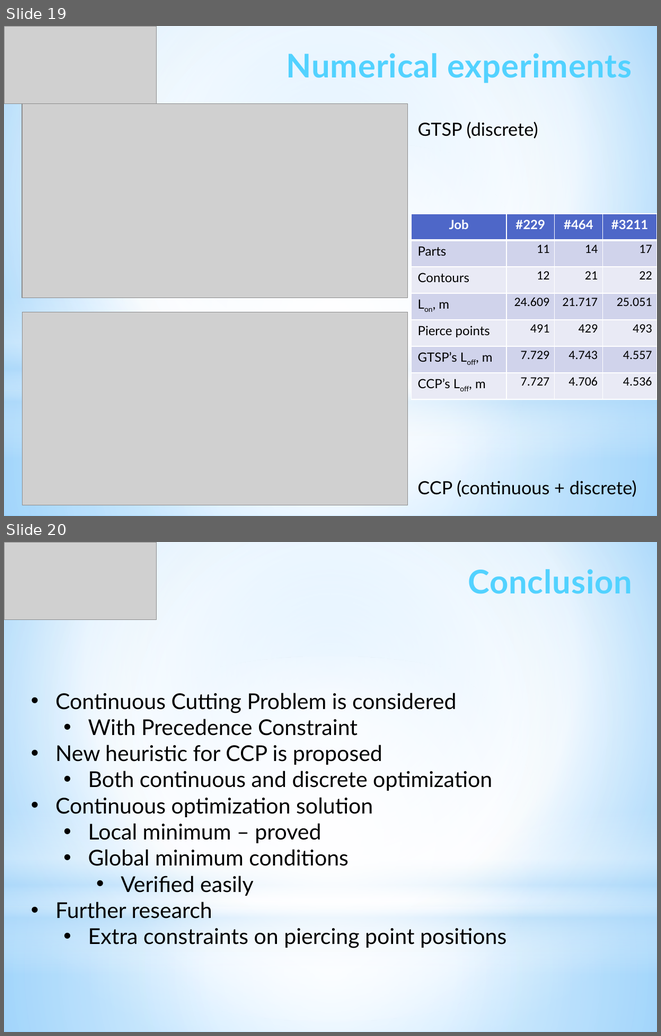
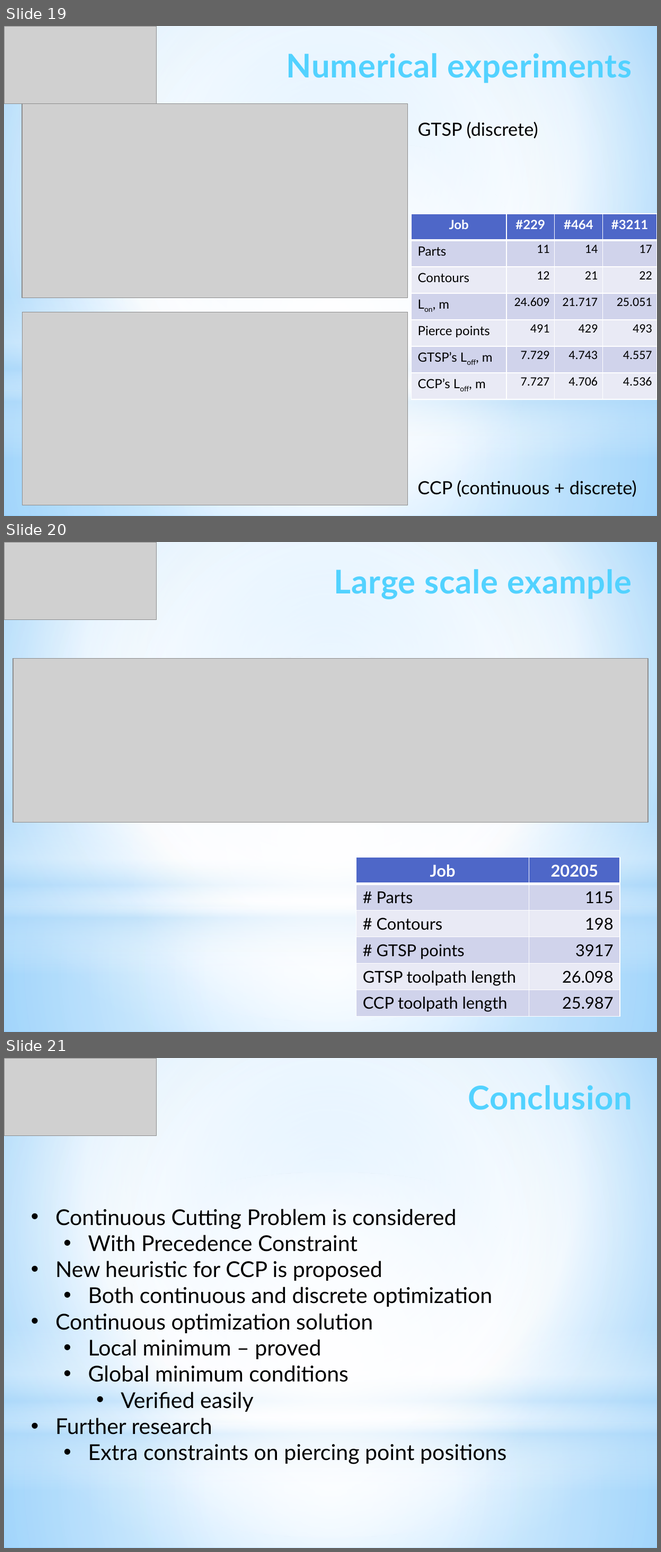
Before and after one commit to ukoloff/LaTeX, a slide deck: Optima2020/pptx/Report.pptx. Shown one above the other, each under a label of ours: slides 19 and 20 before the commit, slides 19, 20 and 21 after it. The pictures are 661x1036 and 661x1552 pixels, drawn with LibreOffice and Linux fonts; fonts in the diff are those of the drawing; grey boxes stand for pictures. Boxes give left, top, right and bottom in pixels: in the first picture for what was removed or moved away, otherwise in the second. Text is boxed around its words. In the diff, an @@ line names an element or a change of style, - is before the commit and + after.

Commit message:
Add large picture

```diff
--- a/Optima2020/pptx/Report.pptx
+++ b/Optima2020/pptx/Report.pptx
@@ slide 20 added at (4, 542, 657, 1032), background gradient #9ED5FF to #FFFFFF to #5BB9FF; not listed: 4 template elements that a slide beside it also shows @@
@@ picture added at (4, 542, 156, 620) @@
@@ text added at (334, 569, 632, 599), 36 pt, text gradient #52D2FF to #20A0CE, bold @@
+Large scale example
@@ picture added at (13, 658, 648, 822) @@
@@ table added at (356, 857, 620, 1016), 6 rows, 2 columns @@
+Job | 20205
+# Parts | 115
+# Contours | 198
+# GTSP points | 3917
+GTSP toolpath length | 26.098
+CCP toolpath length | 25.987
@@ what was slide 20 is now slide 21 @@
```
